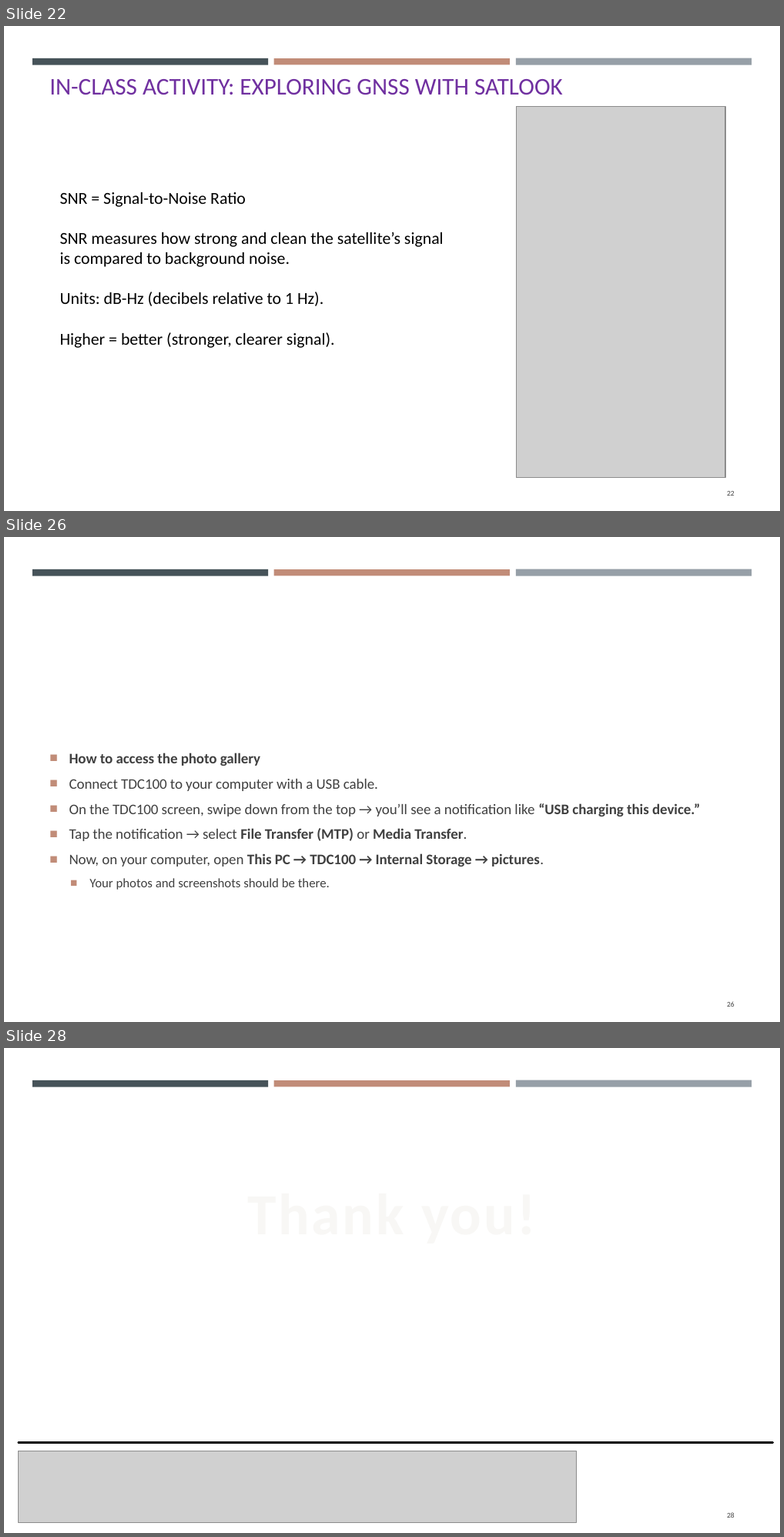
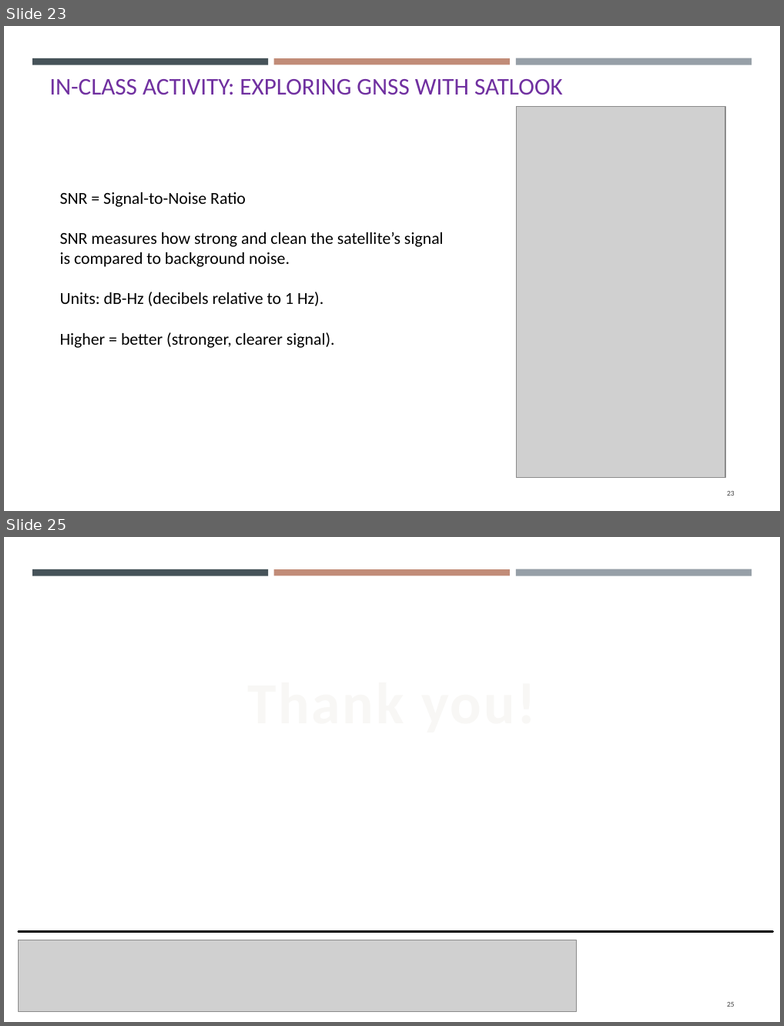
Before and after one commit to gisynw/Field_Techniques, a slide deck: docs/Lectures/Week06/Lecture05_GEOG3319_Receivers.pptx. Shown one above the other, each under a label of ours: slides 22, 26 and 28 before the commit, slides 23 and 25 after it; the slides between them are not shown. The pictures are 784x1537 and 784x1026 pixels, drawn with LibreOffice and Linux fonts; fonts in the diff are those of the drawing; grey boxes stand for pictures. Boxes give left, top, right and bottom in pixels: in the first picture for what was removed or moved away, otherwise in the second. Text is boxed around its words. In the diff, an @@ line names an element or a change of style, - is before the commit and + after.

```diff
--- a/docs/Lectures/Week06/Lecture05_GEOG3319_Receivers.pptx
+++ b/docs/Lectures/Week06/Lecture05_GEOG3319_Receivers.pptx
@@ slide 26 removed at box(4, 537, 780, 1022), background #FFFFFF; not listed: 3 template elements that a slide beside it also shows @@
@@ text removed at box(69, 753, 700, 890) @@
-■ How to access the photo gallery
-■ Connect TDC100 to your computer with a USB cable.
-■ On the TDC100 screen, swipe down from the top → you’ll see a notification like “USB charging this device.”
-■ Tap the notification → select File Transfer (MTP) or Media Transfer.
-■ Now, on your computer, open This PC → TDC100 → Internal Storage → pictures.
-  ■ Your photos and screenshots should be there.
@@ page number removed at box(727, 1001, 735, 1007) @@
-26
@@ what was slide 22 is now slide 23 @@
@@ what was slide 28 is now slide 25 @@
@@ page number at box(727, 1002, 735, 1007): text changed @@
-28
+25
```
Also in this commit, not shown: 2 slides changed, 1 slide added, 3 other slides removed, 1 other file.
